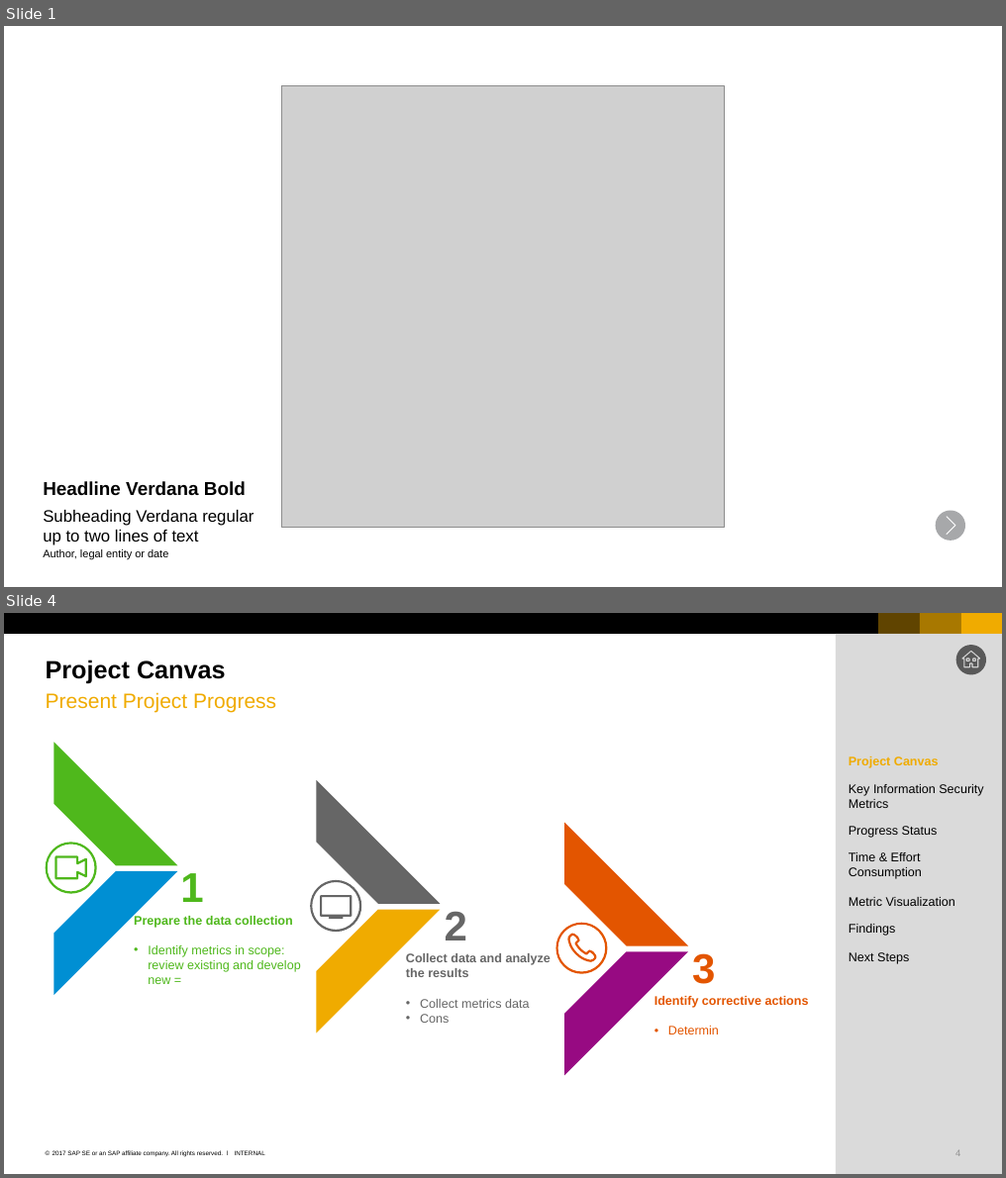
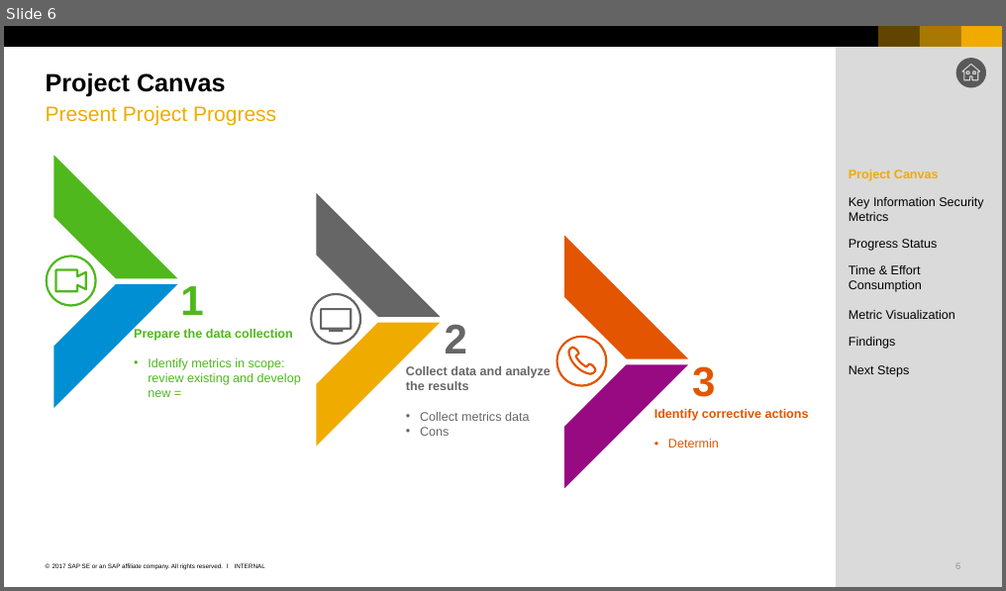
Before and after one commit to nguyenthanhtung2605/yelp-data-analysis, a slide deck: project_yelp_recommendation/yelp_presentation.pptx. Shown one above the other, each under a label of ours: slides 1 and 4 before the commit, slide 6 after it; the slides between them are not shown. The pictures are 1006x1178 and 1006x591 pixels, drawn with LibreOffice and Linux fonts; fonts in the diff are those of the drawing; grey boxes stand for pictures. Boxes give left, top, right and bottom in pixels: in the first picture for what was removed or moved away, otherwise in the second. Text is boxed around its words. In the diff, an @@ line names an element or a change of style, - is before the commit and + after.

```diff
--- a/project_yelp_recommendation/yelp_presentation.pptx
+++ b/project_yelp_recommendation/yelp_presentation.pptx
@@ slide 1 removed at (4, 26, 1002, 587), background #FFFFFF @@
@@ picture removed at (281, 85, 724, 528) @@
@@ subtitle removed at (43, 481, 253, 546) @@
-Headline Verdana Bold
-  Subheading Verdana regular
-  up to two lines of text
@@ freeform shape removed at (936, 511, 965, 541) @@
@@ text removed at (43, 550, 168, 560) @@
-Author, legal entity or date
@@ what was slide 4 is now slide 6 @@
```
Also in this commit, not shown: 1 slide changed, 4 slides added, 2 other slides removed, 3 other files.
